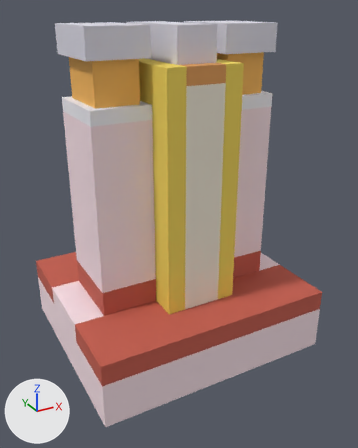
The OBJ model models/ns.obj as it was, and as the next commit left it.
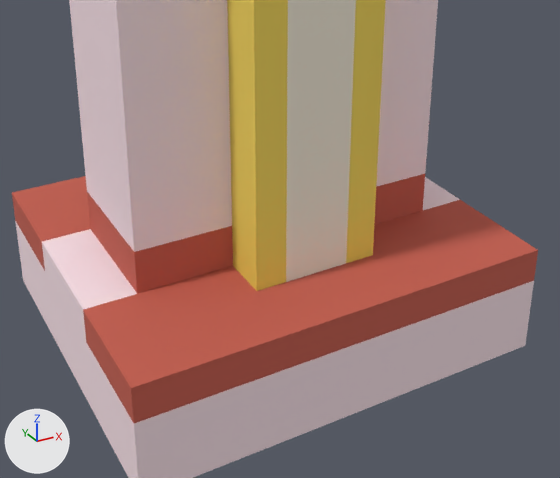
Old and new are each drawn whole from a 50 mm lens placed at (-88.0, -167.5, 107.4), pointed at (0.8, -6.1, 26.7) and again close up on the part from 8% to 93% of the width and 35% to 93% of the height. The lights are fixed; the arrows at lower left show +X, +Y and +Z. The last two pictures show the newer version. Where no turn or scale is listed for an object, it has been applied to the vertices. Vertices at exactly the same position are counted once.

The scene before the commit, as lines of its bpy script (objects in view):
```python
me_ns = bpy.data.meshes.new('ns')
me_ns.from_pydata(...)  # 332 vertices, 434 faces; spans x -48.0..48.0, y -42.0..42.0, z -26.0..102.0
me_ns.materials.append(mat_silicon)  # pale pink #f9e2e9
me_ns.materials.append(mat_sio2)  # red #c45d4d
me_ns.materials.append(mat_highk)  # beige #e0bd98
me_ns.materials.append(mat_tin)  # orange #e09c56
me_ns.materials.append(mat_mo)  # pale yellow #f2ebd8
me_ns.materials.append(mat_tungsten)  # white #e0deea
me_ns.materials.append(mat_si3n4)  # yellow #f3d75c
me_ns.materials.append(mat_nisi)  # white #f4f2f8
me_ns.materials.append(mat_nickel)  # orange #f7b85a
ob_ns = bpy.data.objects.new('ns', me_ns)
ob_ns.location = (0.0, 0.0, 0.0)
```
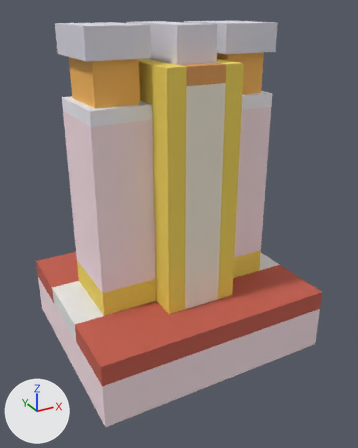
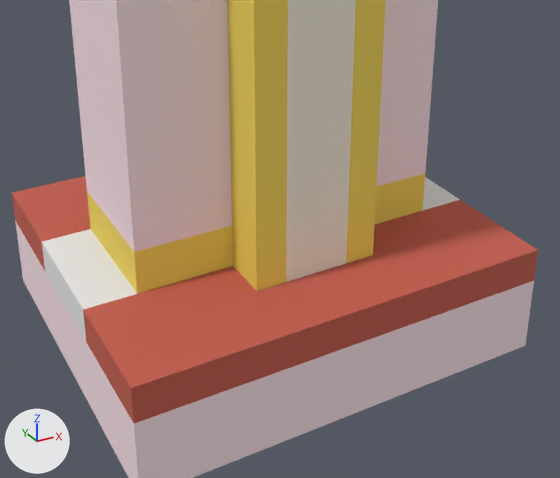
What the commit changed:
Material 'pts' (mat_pts) is new.
Its base color is (0.8, 0.8, 0.8) (white #e7e7e7).
Its roughness is 1.0.
me_ns has 332 vertices, 434 faces and spans x -48.0..48.0, y -42.0..42.0, z -26.0..102.0.
me_ns is used by ob_ns; location (0.0, 0.0, 0.0).
me_ns part 1: 6 of the faces centred in x -48.0..48.0, y -15.0..15.0, z -8.0..0.0 switch from mat_silicon (pale pink #f9e2e9) to mat_pts (white #e7e7e7).
me_ns part 2: 1 of the faces centred in x -36.5, y 0.0, z 5.0 switch from mat_sio2 (red #c45d4d) to mat_si3n4 (yellow #f3d75c).
me_ns part 3: 1 of the faces centred in x 0.0, y -15.0, z 5.0 switch from mat_sio2 (red #c45d4d) to mat_si3n4 (yellow #f3d75c).

Where the change shows, as pixel boxes [x1, y1, x2, y2] in the close-ups (560 x 478 px):
part 1 of me_ns, recoloured: [42, 177, 456, 338] in both
part 2 of me_ns, recoloured (red to yellow): [87, 192, 137, 293] in both
part 3 of me_ns, recoloured (lighter): [134, 174, 425, 294] in both
